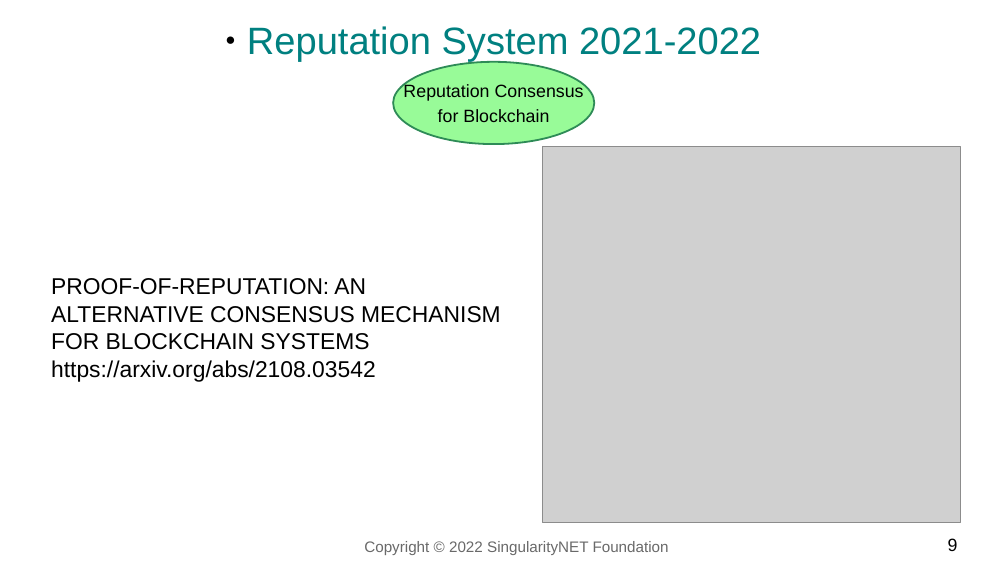
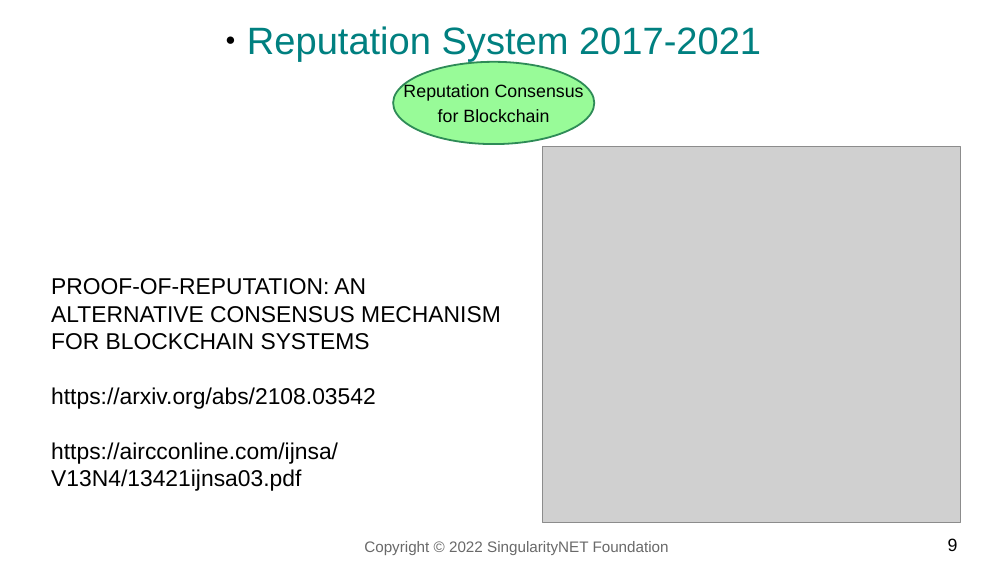
Before and after one commit to singnet/reputation, a slide deck: slide 9 of doc/reputation-systems-1999-2022.odp. Drawn at 1008x567 pixels with LibreOffice and Linux fonts; fonts in the diff are those of the drawing; grey boxes stand for pictures. Boxes give left, top, right and bottom in pixels: in the first picture for what was removed or moved away, otherwise in the second. Text is boxed around its words. In the diff, an @@ line names an element or a change of style, - is before the commit and + after.

Commit message:
fix slides

```diff
--- a/doc/reputation-systems-1999-2022.odp
+++ b/doc/reputation-systems-1999-2022.odp
@@ text at [247, 26, 761, 62]: text changed @@
-● Reputation System 2021-2022
+● Reputation System 2017-2021
@@ text at [51, 442, 338, 491]: paragraph added @@
+https://aircconline.com/ijnsa/V13N4/13421ijnsa03.pdf
```
Also in this commit, not shown: 5 other slides changed, 1 other file.
